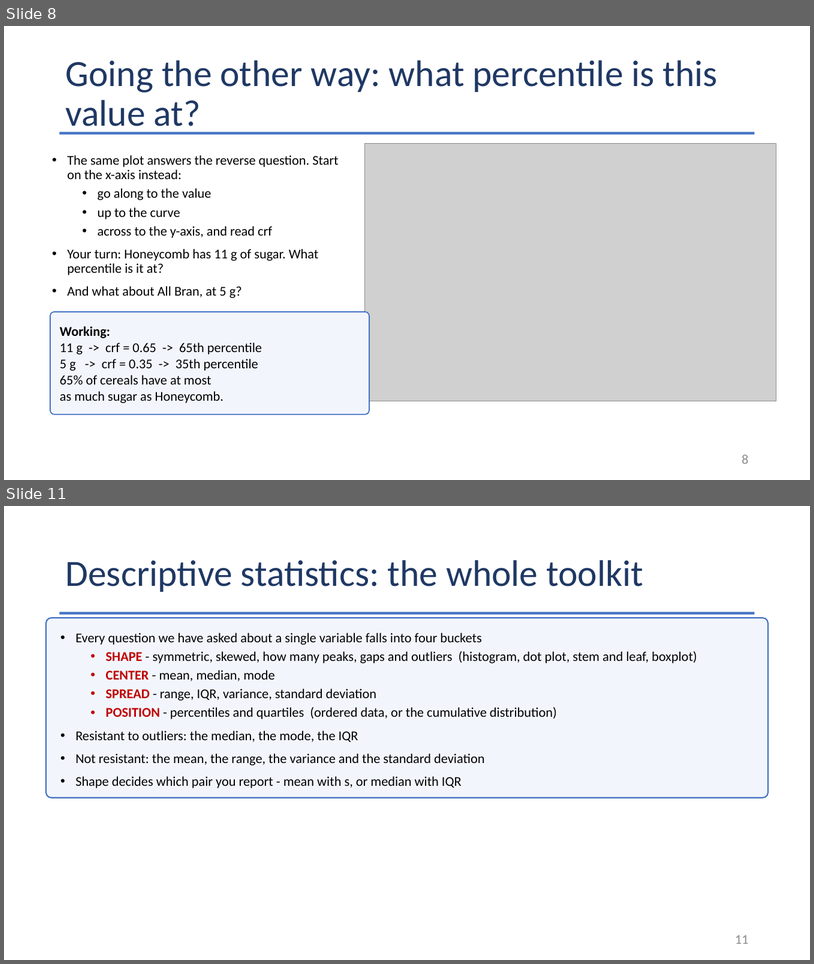
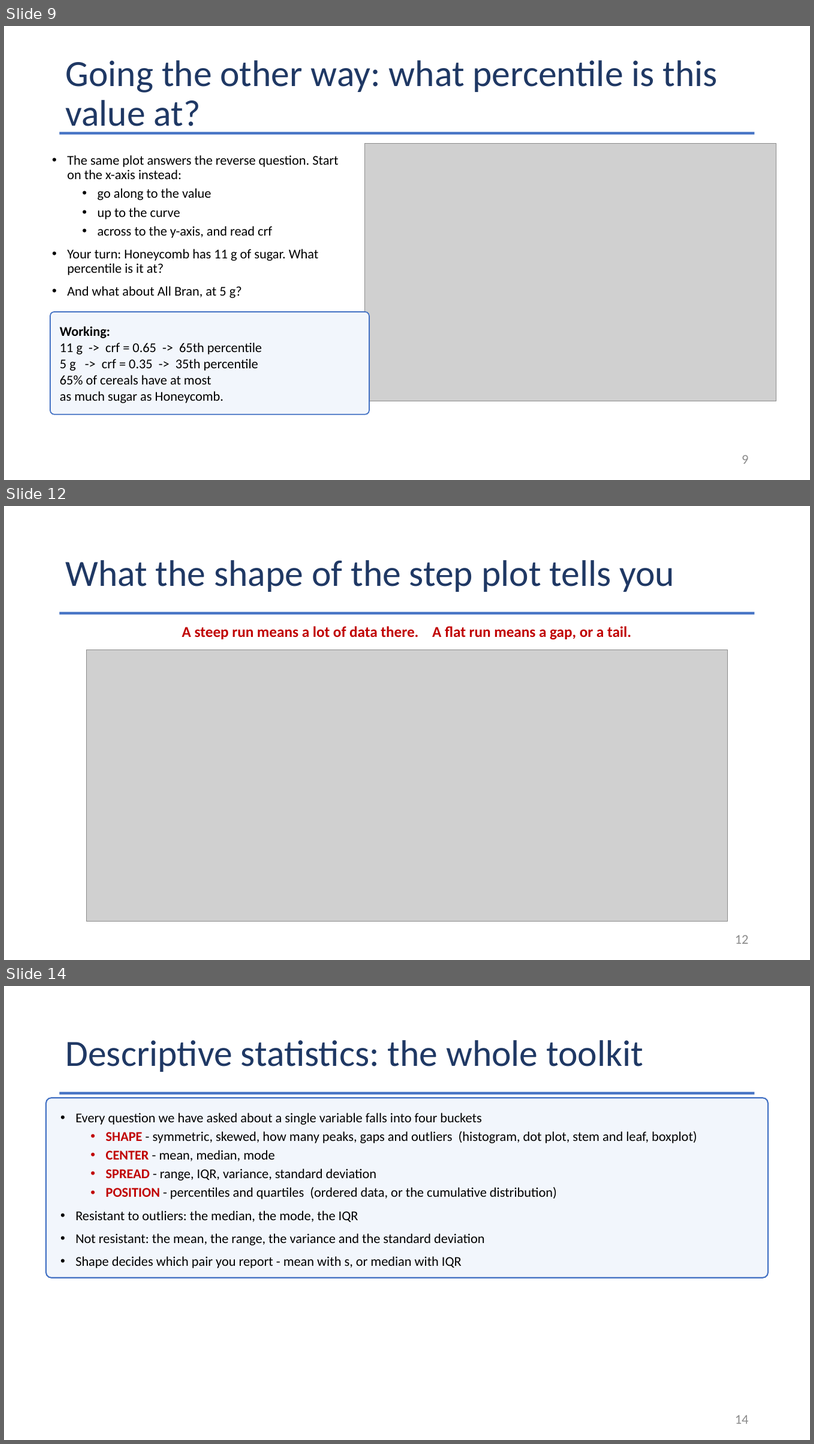
Before and after one commit to Jarred6068/Kvamme_UI_STAT251, a slide deck: docs/lecture_slides/Week 3/Week3_Lecture7_Slides_9_11_2026.pptx. Shown one above the other, each under a label of ours: slides 8 and 11 before the commit, slides 9, 12 and 14 after it; the slides between them are not shown. The pictures are 814x964 and 814x1444 pixels, drawn with LibreOffice and Linux fonts; fonts in the diff are those of the drawing; grey boxes stand for pictures. Boxes give left, top, right and bottom in pixels: in the first picture for what was removed or moved away, otherwise in the second. Text is boxed around its words. In the diff, an @@ line names an element or a change of style, - is before the commit and + after.

```diff
--- a/docs/lecture_slides/Week 3/Week3_Lecture7_Slides_9_11_2026.pptx
+++ b/docs/lecture_slides/Week 3/Week3_Lecture7_Slides_9_11_2026.pptx
@@ slide 12 added at bbox=[4, 506, 810, 960], background #FFFFFF @@
@@ title added at bbox=[65, 560, 675, 592], 44 pt, text #1F3864 @@
+What the shape of the step plot tells you
@@ rectangle added at bbox=[60, 612, 755, 614], fill #4472C4 @@
@@ text added at bbox=[182, 626, 632, 640], 18 pt, text #C00000, bold @@
+A steep run means a lot of data there. A flat run means a gap, or a tail.
@@ picture added at bbox=[87, 649, 728, 921] @@
@@ page number added at bbox=[735, 934, 749, 943], 16 pt, text #8C8C8C @@
+12
@@ what was slide 8 is now slide 9 @@
@@ page number at bbox=[742, 454, 749, 463]: text changed @@
-8
+9
@@ what was slide 11 is now slide 14 @@
@@ page number at bbox=[735, 1414, 749, 1423]: text changed @@
-11
+14
```
Also in this commit, not shown: 1 slide changed, 3 other slides added, 1 slide removed, 42 other files.
